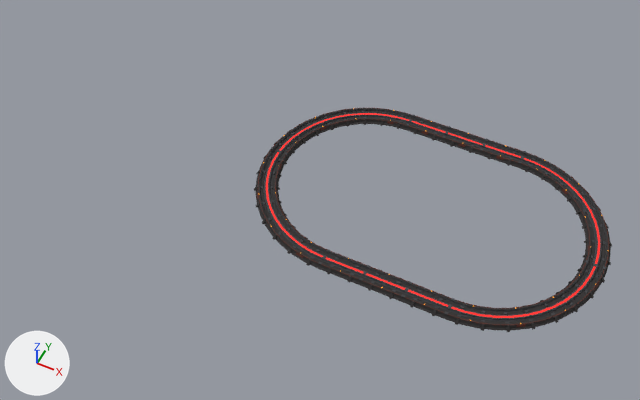
What one commit did to the Blender file Blender/Vehicles/Maglev/MaglevTracks.blend.
Camera for both pictures: a camera (50 mm lens) standing at (63.4, -108.6, 126.6) and looking at (11.8, -5.3, -2.6). The lights are fixed; the arrows at lower left show +X, +Y and +Z. The older version comes first.

Names of what the first picture shows: 'preview_00_C', 'preview_01_S', 'preview_02_S', 'preview_03_S', 'preview_04_C', 'preview_05_C', 'preview_06_S', 'preview_07_S', 'preview_08_S', 'preview_09_C'.
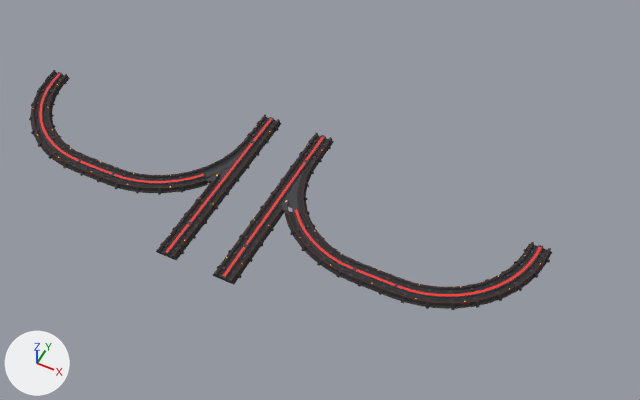
Not visible in the pictures: 'fork_preview_07_track_fork_right_blade_branch'.

Where the change shows, as pixel boxes [x1, y1, x2, y2] in the pictures (640 x 400 px):
'preview_04_C', moved
    before: [445, 261, 607, 332]
    after: [391, 242, 552, 310]
'preview_00_C', moved
    before: [254, 148, 328, 269]
    after: [29, 70, 85, 171]
'fork_preview_02_track_fork_left', added
    after: [235, 158, 359, 281]
'fork_preview_07_track_fork_right', added
    after: [107, 139, 263, 229]
'preview_05_C', deleted
    before: [518, 151, 612, 272]
'preview_09_C', deleted
    before: [270, 107, 413, 157]
'preview_03_S', moved, turned
    before: [401, 282, 454, 319]
    after: [156, 219, 200, 261]
'preview_01_S', moved, turned
    before: [319, 250, 369, 285]
    after: [213, 242, 256, 284]
'preview_06_S', moved
    before: [480, 139, 525, 168]
    after: [73, 155, 118, 184]
'preview_07_S', moved, turned
    before: [443, 127, 487, 155]
    after: [245, 114, 281, 148]
'preview_08_S', moved, turned
    before: [406, 115, 450, 142]
    after: [296, 133, 334, 167]
'preview_02_S', moved
    before: [360, 266, 410, 301]
    after: [349, 262, 400, 297]
'fork_preview_02_track_fork_left_blade_straight', added
    after: [275, 165, 305, 204]
'fork_preview_07_track_fork_right_blade_straight', added
    after: [221, 146, 251, 183]

The change, as a list of edits to the scene's bpy script:
```text
Change ob_preview_00_c:
    ob_preview_00_c.location: (0.0, 0.0, 0.0) -> (-54.0, 0.0, 0.0)
Change ob_preview_01_s:
    ob_preview_01_s.rotation_euler: (0.0, 0.0, 1.571) -> (0.0, 0.0, 0.0)  # degrees (0, 0, 90) -> degrees (0, 0, 0)
    ob_preview_01_s.location: (20.0, -20.0, 0.0) -> (6.0, -24.0, 0.0)
Change ob_preview_02_s:
    ob_preview_02_s.location: (28.0, -20.0, 0.0) -> (26.0, -20.0, 0.0)
Change ob_preview_03_s:
    ob_preview_03_s.rotation_euler: (0.0, 0.0, 1.571) -> (0.0, 0.0, 0.0)  # degrees (0, 0, 90) -> degrees (0, 0, 0)
    ob_preview_03_s.location: (36.0, -20.0, 0.0) -> (-6.0, -24.0, 0.0)
Change ob_preview_04_c:
    ob_preview_04_c.location: (44.0, -20.0, 0.0) -> (34.0, -20.0, 0.0)
Remove ob_preview_05_c:
    ob_preview_05_c = bpy.data.objects.new('preview_05_C', me_track_curve)
Change ob_preview_06_s:
    ob_preview_06_s.location: (44.0, 20.0, 0.0) -> (-26.0, -20.0, 0.0)
Change ob_preview_07_s:
    ob_preview_07_s.rotation_euler: (0.0, 0.0, -1.571) -> (0.0, 0.0, 0.0)  # degrees (0, 0, -90) -> degrees (0, 0, 0)
    ob_preview_07_s.location: (36.0, 20.0, 0.0) -> (-6.0, 8.0, 0.0)
Change ob_preview_08_s:
    ob_preview_08_s.rotation_euler: (0.0, 0.0, -1.571) -> (0.0, 0.0, 0.0)  # degrees (0, 0, -90) -> degrees (0, 0, 0)
    ob_preview_08_s.location: (28.0, 20.0, 0.0) -> (6.0, 8.0, 0.0)
Remove ob_preview_09_c:
    ob_preview_09_c = bpy.data.objects.new('preview_09_C', me_track_curve)
Add ob_fork_preview_07_track_fork_right_blade_branch:
    ob_fork_preview_07_track_fork_right_blade_branch = bpy.data.objects.new('fork_preview_07_track_fork_right_blade_branch', me_track_fork_right_blade_branch_001)  # 48 vertices, 42 faces; spans x -4.52..0.55, y -11.01..0.04, z 0.46..0.82; in mat_chassis_gunmetal (dark grey #424346), mat_maglev_field (black #000000, glowing red #e71d16)
    ob_fork_preview_07_track_fork_right_blade_branch.location = (-6.1, -1.5, -0.5)
Add ob_fork_preview_07_track_fork_right_blade_straight:
    ob_fork_preview_07_track_fork_right_blade_straight = bpy.data.objects.new('fork_preview_07_track_fork_right_blade_straight', me_track_fork_right_blade_straight_001)  # 16 vertices, 10 faces; spans x -0.55..0.55, y -10.5..0.0, z 0.46..0.82; in mat_chassis_gunmetal (dark grey #424346), mat_maglev_field (black #000000, glowing red #e71d16)
    ob_fork_preview_07_track_fork_right_blade_straight.location = (-6.0, -1.5, 0.0)
Add ob_fork_preview_07_track_fork_right:
    ob_fork_preview_07_track_fork_right = bpy.data.objects.new('fork_preview_07_track_fork_right', me_track_fork_right_001)  # 942 vertices, 712 faces; spans x -20.0..2.5, y -24.0..0.0, z 0.0..1.1; in mat_armor_olive (dark grey #302e2e), mat_chassis_gunmetal (dark grey #424346), mat_rust_oxide (dark red #5b291d), mat_maglev_field (black #000000, glowing red #e71d16), mat_warning_amber (black #000000, glowing orange #ffa227)
    ob_fork_preview_07_track_fork_right.location = (-6.0, 0.0, 0.0)
Add ob_fork_preview_02_track_fork_left_blade_straight:
    ob_fork_preview_02_track_fork_left_blade_straight = bpy.data.objects.new('fork_preview_02_track_fork_left_blade_straight', me_track_fork_left_blade_straight_001)  # 16 vertices, 10 faces; spans x -0.55..0.55, y -10.5..0.0, z 0.46..0.82; in mat_chassis_gunmetal (dark grey #424346), mat_maglev_field (black #000000, glowing red #e71d16)
    ob_fork_preview_02_track_fork_left_blade_straight.location = (6.0, -1.5, 0.0)
Add ob_fork_preview_02_track_fork_left:
    ob_fork_preview_02_track_fork_left = bpy.data.objects.new('fork_preview_02_track_fork_left', me_track_fork_left_001)  # 942 vertices, 712 faces; spans x -2.5..20.0, y -24.0..0.0, z 0.0..1.1; in mat_armor_olive (dark grey #302e2e), mat_chassis_gunmetal (dark grey #424346), mat_rust_oxide (dark red #5b291d), mat_maglev_field (black #000000, glowing red #e71d16), mat_warning_amber (black #000000, glowing orange #ffa227)
    ob_fork_preview_02_track_fork_left.location = (6.0, 0.0, 0.0)
```
